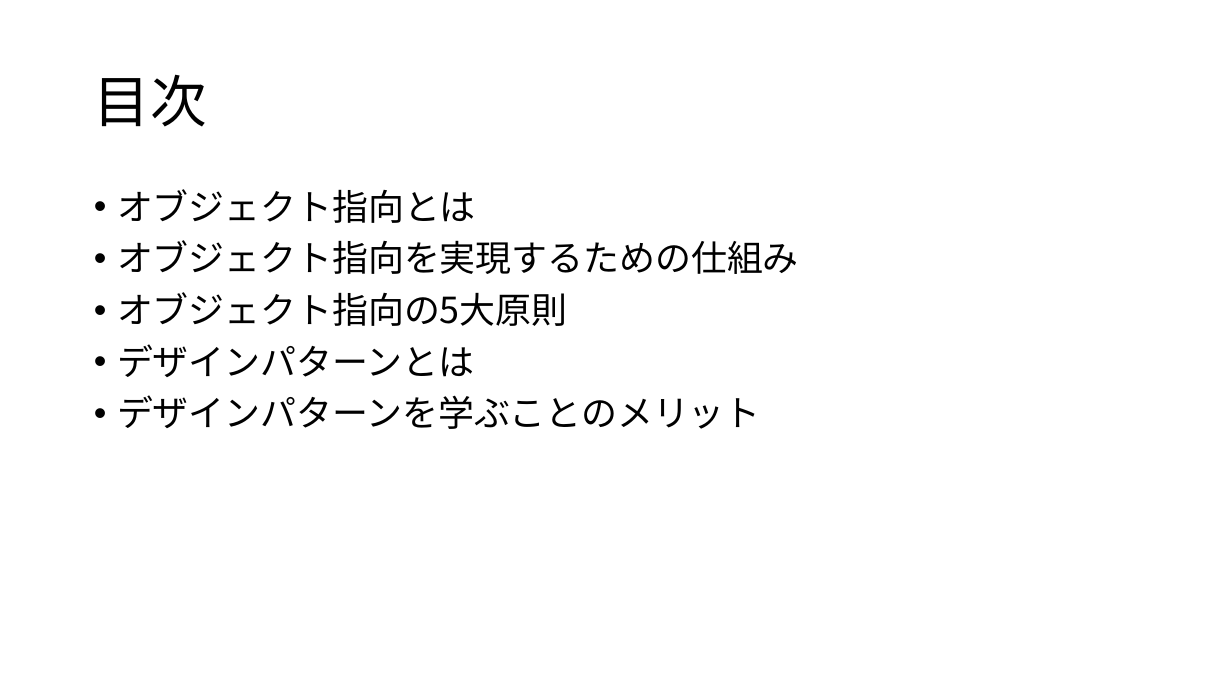
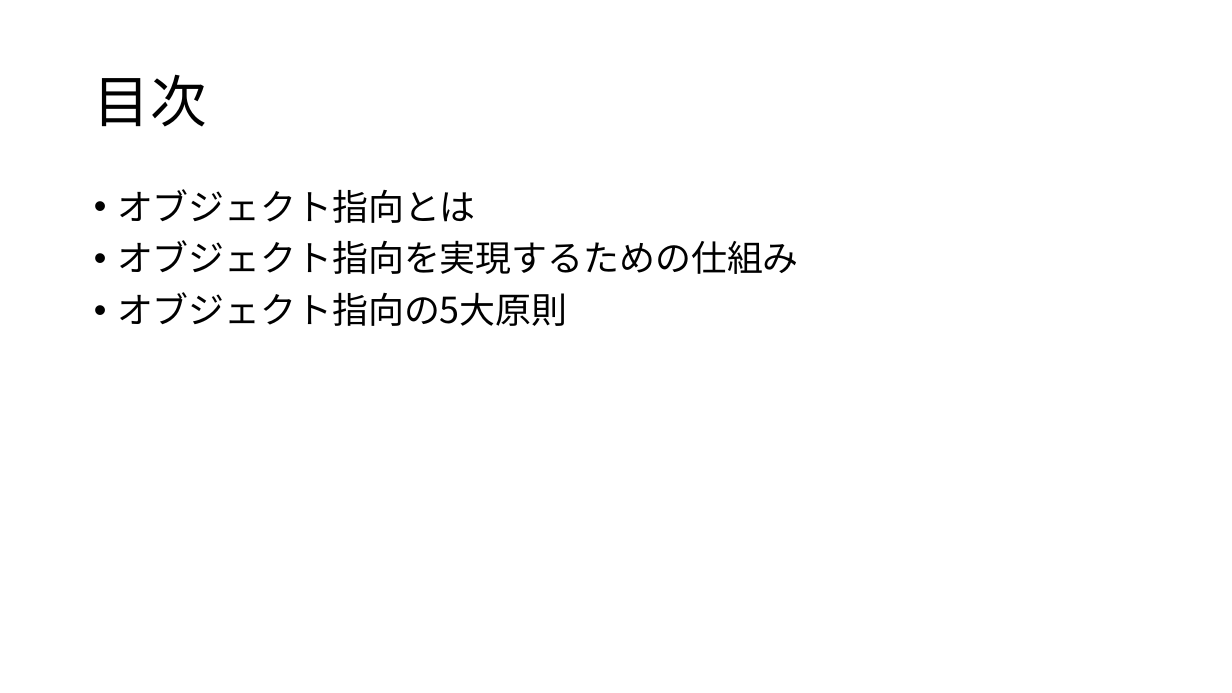
Before and after one commit to acchi17/CsSamply_DesignPattern, a slide deck: slide 2 of ObjectOrientedBasic/オブジェクト指向概説.pptx. Drawn at 1232x693 pixels with LibreOffice and Linux fonts; fonts in the diff are those of the drawing. Boxes give left, top, right and bottom in pixels: in the first picture for what was removed or moved away, otherwise in the second. Text is boxed around its words. In the diff, an @@ line names an element or a change of style, - is before the commit and + after.

```diff
--- a/ObjectOrientedBasic/オブジェクト指向概説.pptx
+++ b/ObjectOrientedBasic/オブジェクト指向概説.pptx
@@ text at (x1=117, y1=344, x2=761, y2=429): paragraphs removed @@
-• デザインパターンとは
-• デザインパターンを学ぶことのメリット
```
Also in this commit, not shown: 1 other slide changed, 2 slides removed, 1 other file.
